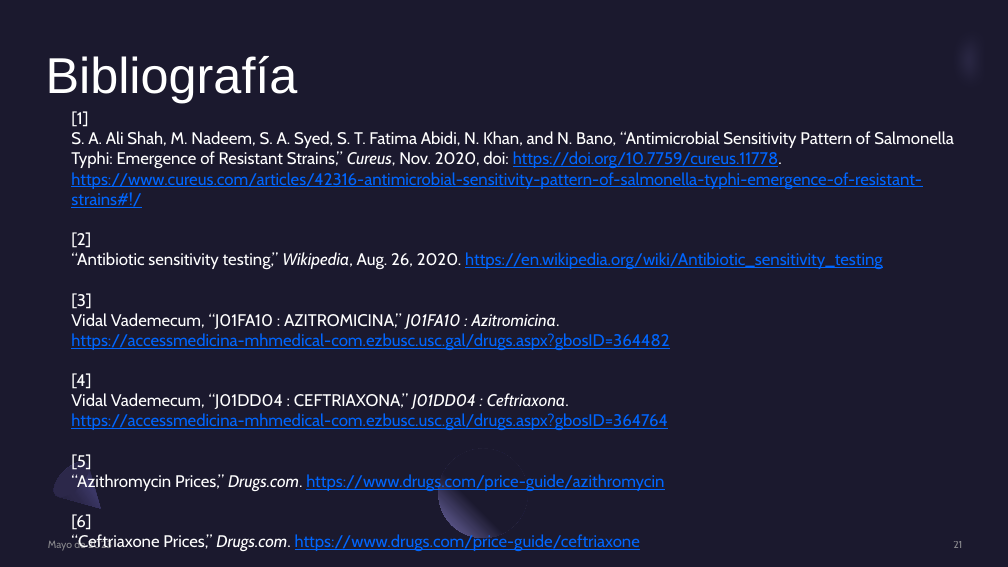
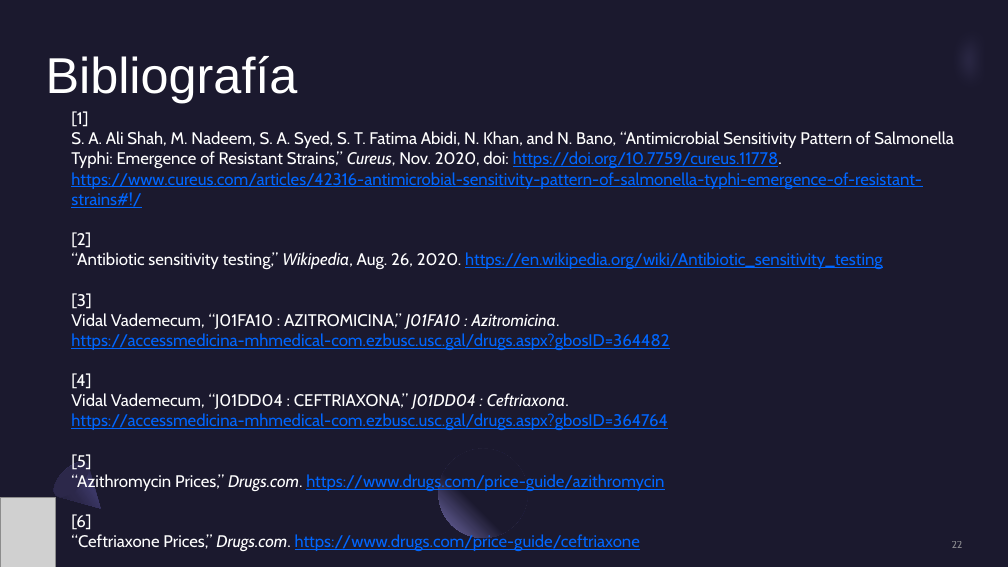
Before and after one commit to marcelo9987/Universidad, a slide deck: slide 22 of C1 S2 Cálculo/tarea3/presentacion.pptx (slide 21 before the commit). Drawn at 1008x567 pixels with LibreOffice and Linux fonts; fonts in the diff are those of the drawing; grey boxes stand for pictures. Boxes give left, top, right and bottom in pixels: in the first picture for what was removed or moved away, otherwise in the second. Text is boxed around its words. In the diff, an @@ line names an element or a change of style, - is before the commit and + after.

```diff
--- a/C1 S2 Cálculo/tarea3/presentacion.pptx
+++ b/C1 S2 Cálculo/tarea3/presentacion.pptx
@@ picture added at [0, 498, 56, 567] @@
@@ text removed at [48, 539, 112, 551] @@
-Mayo de 2023
@@ page number at [952, 541, 963, 548]: text changed @@
-21
+22
```
Also in this commit, not shown: 11 other slides changed, 7 slides added, 6 slides removed, 49 other files.
